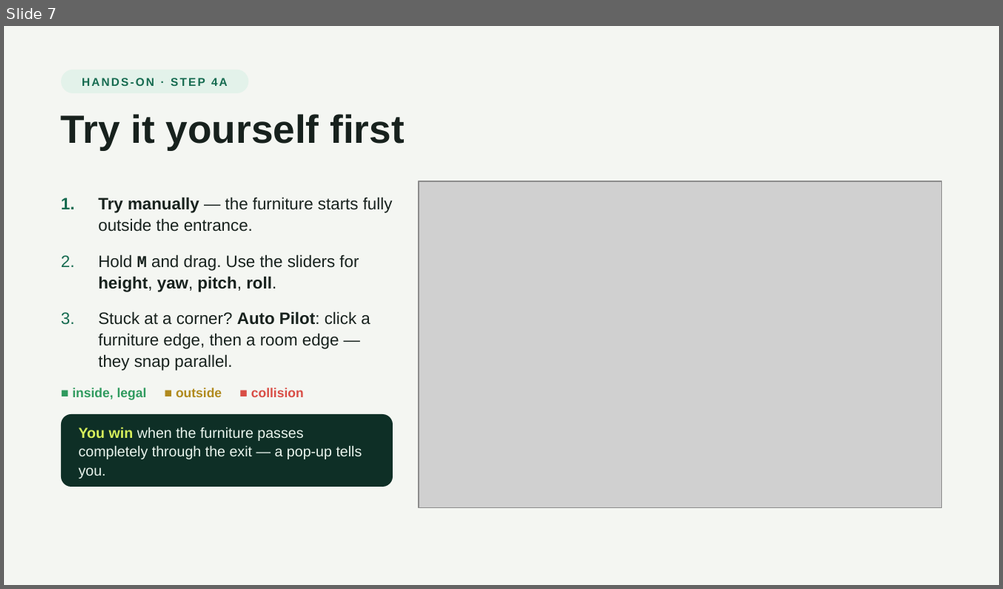
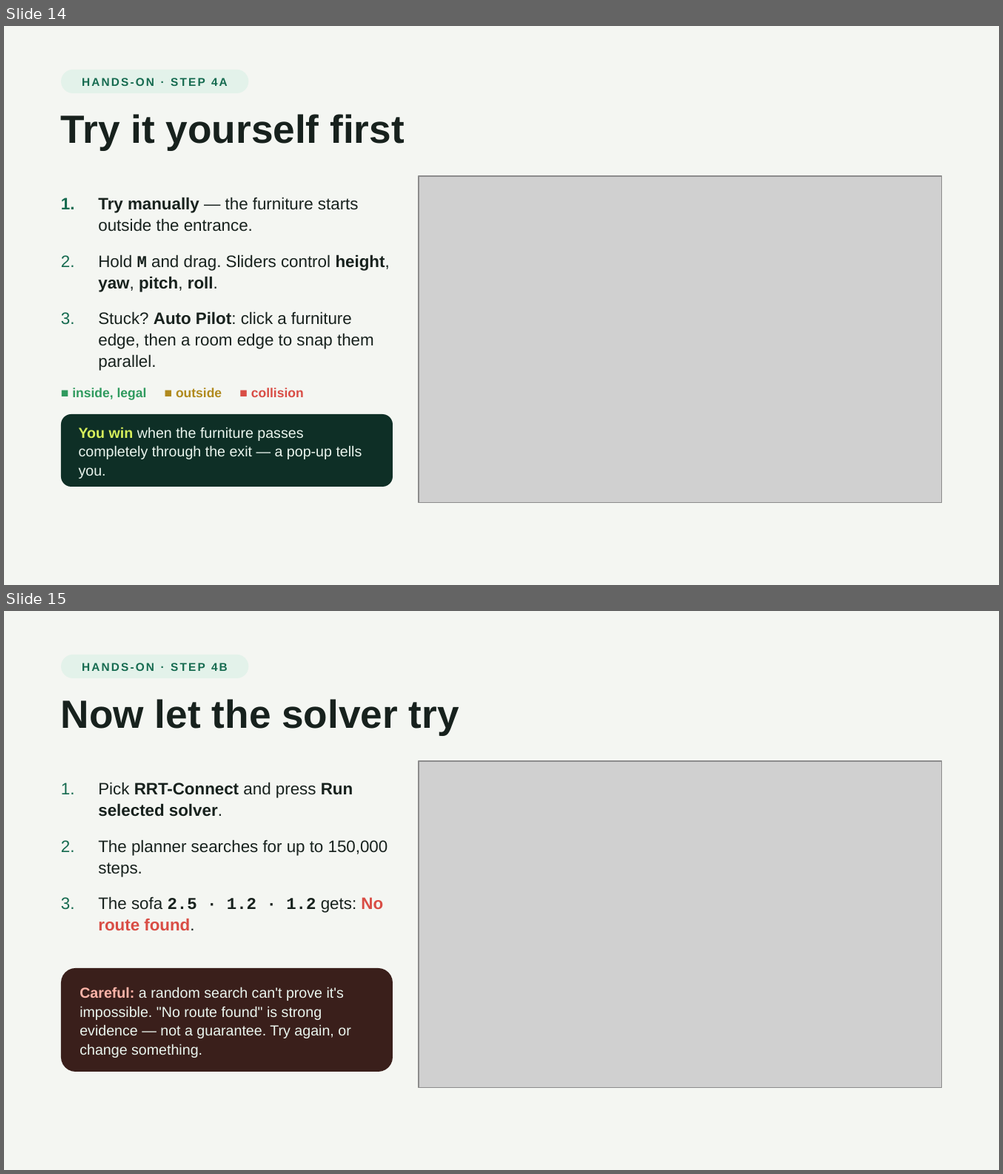
Before and after one commit to volcano1998/FurnitureSim_3D, a slide deck: slides/CanItFit.pptx. Shown one above the other, each under a label of ours: slide 7 before the commit, slides 14 and 15 after it. The pictures are 1003x589 and 1003x1174 pixels, drawn with LibreOffice and Linux fonts; fonts in the diff are those of the drawing; grey boxes stand for pictures. Boxes give left, top, right and bottom in pixels: in the first picture for what was removed or moved away, otherwise in the second. Text is boxed around its words. In the diff, an @@ line names an element or a change of style, - is before the commit and + after.

Commit message:
Manual mode starts outside, roll sampling default, remove heuristic, new slides

```diff
--- a/slides/CanItFit.pptx
+++ b/slides/CanItFit.pptx
@@ slide 15 added at (4,611,999,1170), background #F4F6F2 @@
@@ rounded rectangle added at (61,654,248,678), fill #E3F2EA, 11 pt, text #166B50, bold @@
+HANDS-ON · STEP 4B
@@ text added at (61,699,459,735), 38 pt, text #17211D, bold @@
+Now let the solver try
@@ picture added at (419,761,942,1088) @@
@@ text added at (98,782,388,931), 16 pt, text #17211D @@
+1. Pick RRT-Connect and press Run selected solver.
+2. The planner searches for up to 150,000 steps.
+3. The sofa 2.5 · 1.2 · 1.2 gets: No route found.
@@ rounded rectangle added at (61,968,392,1072), fill #3A1F1B, 14 pt, text #EAF5EE @@
+Careful: a random search can't prove it's impossible. "No route found" is strong evidence — not a guarantee. Try again, or change something.
@@ what was slide 7 is now slide 14 @@
@@ slide 14 changed as well @@
@@ picture: place and size @@
-picture at (419,181,942,508)
+picture at (419,176,942,503)
@@ text at (98,197,390,371): text changed @@
-1. Try manually — the furniture starts fully outside the entrance.
-2. Hold M and drag. Use the sliders for height, yaw, pitch, roll.
-3. Stuck at a corner? Auto Pilot: click a furniture edge, then a room edge — they snap parallel.
+1. Try manually — the furniture starts outside the entrance.
+2. Hold M and drag. Sliders control height, yaw, pitch, roll.
+3. Stuck? Auto Pilot: click a furniture edge, then a room edge to snap them parallel.
```
Also in this commit, not shown: 12 other slides changed, 10 other slides added, 4 slides removed, 16 other files.
